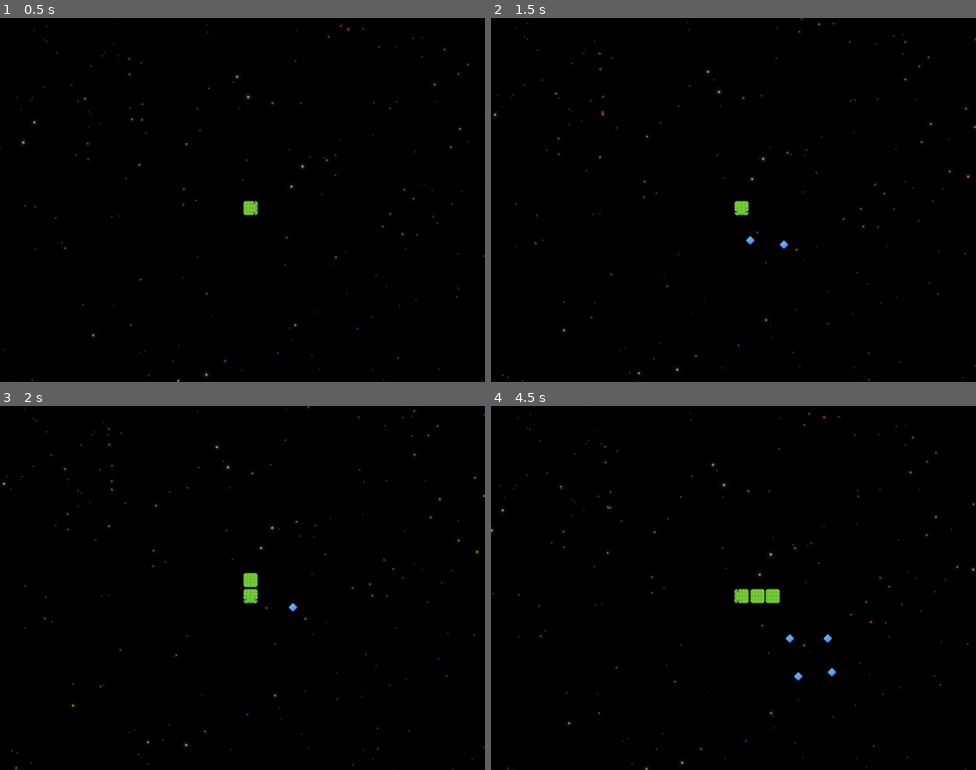
Above: before the commit, frames 1-4 (two rows, left to right).
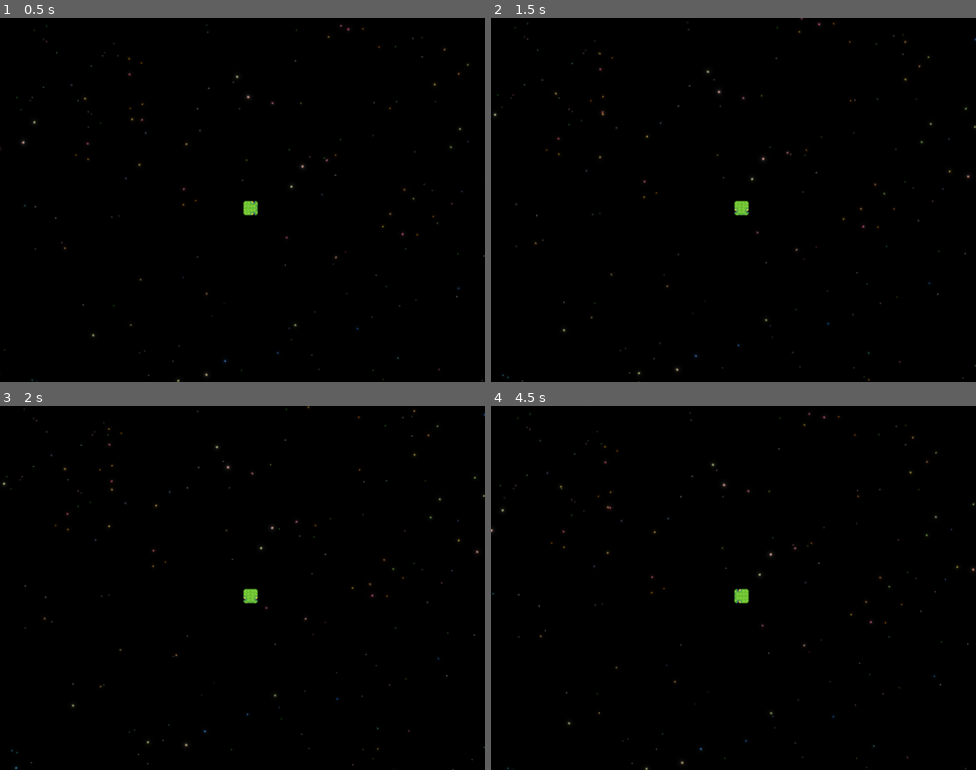
Above: after the commit, the same moments.

Repository: jaerrib/space-snake-survivor
Game: Godot game, scene res://scenes/level/level.tscn
Two runs of this game, one before a commit and one after it. Both use one fixed random seed, a clock stepped at 60 frames per second and the inputs below.
Inputs:
- Up to frame 1 (0.5 s): no input
- Up to frame 2 (1.5 s): hold D (right) 0.53-1.28 s; tap P (xp_spawn) at 0.6, 1.35 s; hold S (down) from 1.28 s (still down)
- Up to frame 3 (2 s): keep holding S (down)
- Up to frame 4 (4.5 s): release S (down) at 2.03 s; hold D (right) 2.03-2.78 s; tap P (xp_spawn) every 0.75 s from 2.1 to 4.35 s; hold Up (up) 2.78-3.53 s; hold A (left) from 3.53 s (still down)

Frame 1 is identical in both runs. In frame 2, less than 0.1% of the frame differs, in the area x 52-62%, y 59-64%; in frame 3, 0.2%; in frame 4, 0.4%, in the area x 53-72%, y 50-76%.
Error after the commit: Parse Error: Could not find type "ProjectileType" under base "Constants". (res://singletons/signal_manager.gd:13)

Commit message:
Set up base projectile

Diff:
--- a/object_maker/object_maker.gd
+++ b/object_maker/object_maker.gd
@@ -12,9 +12,15 @@
 	Constants.ObjectType.XP: preload("res://scenes/xp/xp.tscn")
 }
 
+const PROJECTILE_SCENE: Dictionary = {
+	Constants.ProjectileType.SNAKE_ATTACK_1: preload("res://scenes/snake_projectile_1/snake_projectile_1.tscn")
+}
+
+
 func _ready() -> void:
 	SignalManager.on_create_enemy.connect(on_create_enemy)
 	SignalManager.on_create_object.connect(on_create_object)
+	SignalManager.on_create_projectile.connect(on_create_projectile)
 
 
 func on_create_enemy(position: Vector2, enemy_type: Constants.EnemyType):
@@ -29,3 +35,17 @@
 	var new_object = OBJECT_SCENES[object_type].instantiate()
 	new_object.position = position
 	call_deferred("add_child", new_object)
+
+
+func on_create_projectile(
+	start_pos: Vector2,
+	direction: Vector2,
+	speed: float,
+	flip_sprite: bool,
+	projectile_type: Constants.ProjectileType ) -> void:
+	if !PROJECTILE_SCENE.has(projectile_type):
+		return
+	var scene = PROJECTILE_SCENE[projectile_type].instantiate()
+	scene.position = start_pos
+	scene.setup(direction, speed, flip_sprite)
+	call_deferred(ADD_OBJECT, scene, start_pos)
--- /dev/null
+++ b/scenes/base_projectile/base_projectile.gd
@@ -0,0 +1,42 @@
+class_name BaseProjectile extends Area2D
+
+@export var damage: int = 1
+
+var _direction: Vector2 = Vector2.ZERO
+var _speed: float = 200.0
+var _flip_sprite: bool = false
+
+@onready var collision_shape_2d: CollisionShape2D = $CollisionShape2D
+@onready var removal_timer: Timer = $RemovalTimer
+@onready var sprite_2d: Sprite2D = $Sprite2D
+
+
+func _ready() -> void:
+	sprite_2d.flip_h = _flip_sprite
+
+
+func _process(delta: float) -> void:
+	position += _direction * _speed * delta
+
+
+func setup(direction: Vector2, speed: float, flip_sprite: bool) -> void:
+	_direction = direction.normalized()
+	_speed = speed
+	_flip_sprite = flip_sprite
+
+
+func deactivate () -> void:
+	collision_shape_2d.call_deferred("set_disabled", true)
+
+
+func get_damage() -> int:
+	return damage
+
+
+func _on_visible_on_screen_notifier_2d_screen_exited() -> void:
+	queue_free()
+
+
+func _on_area_entered(area: Area2D) -> void:
+	set_process(false)
+	queue_free()
--- /dev/null
+++ b/scenes/base_projectile/base_projectile.tscn
@@ -0,0 +1,14 @@
+[gd_scene load_steps=2 format=3 uid="uid://bhfu5ipauvtoc"]
+
+[ext_resource type="Script" uid="uid://va4rui72ofxa" path="res://scenes/base_projectile/base_projectile.gd" id="1_aa5rf"]
+
+[node name="BaseProjectile" type="Area2D"]
+script = ExtResource("1_aa5rf")
+
+[node name="VisibleOnScreenNotifier2D" type="VisibleOnScreenNotifier2D" parent="."]
+
+[node name="Sprite2D" type="Sprite2D" parent="."]
+
+[node name="CollisionShape2D" type="CollisionShape2D" parent="."]
+
+[node name="RemovalTimer" type="Timer" parent="."]
--- a/singletons/signal_manager.gd
+++ b/singletons/signal_manager.gd
@@ -5,5 +5,12 @@
 	position: Vector2,
 	object_type: Constants.ObjectType,
 )
+signal on_create_projectile(
+	position: Vector2,
+	direction: Vector2,
+	speed: float,
+	flip_sprite: bool,
+	projectile_type: Constants.ProjectileType,
+	)
 signal on_rotate_snake(direction: Vector2)
 signal on_xp_touched(val: int)
Not shown, added: scenes/base_projectile/base_projectile.gd.uid
